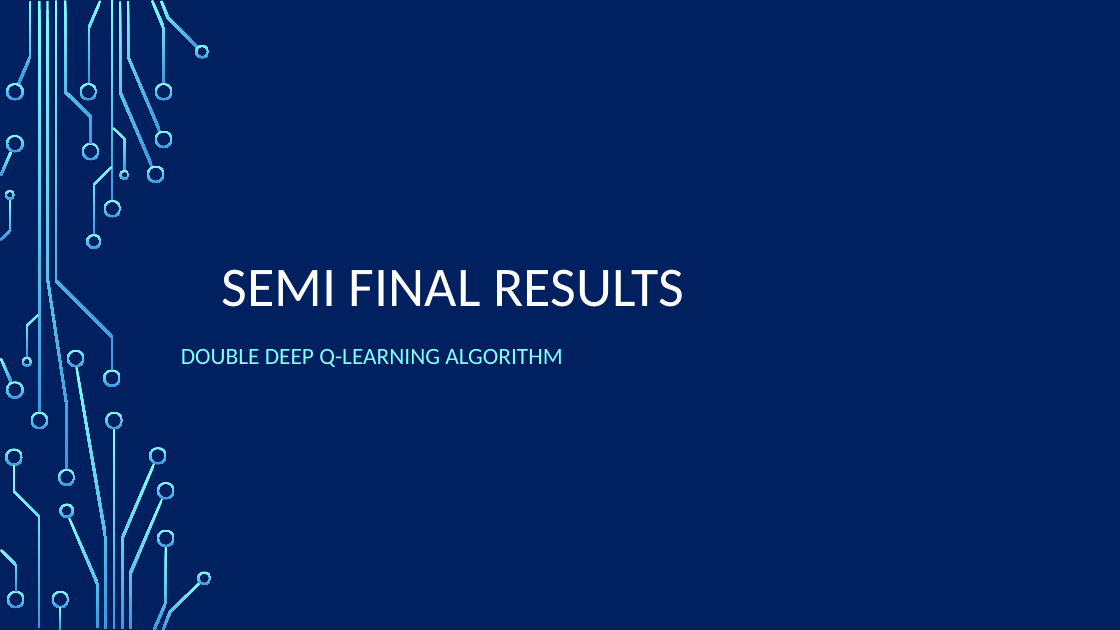
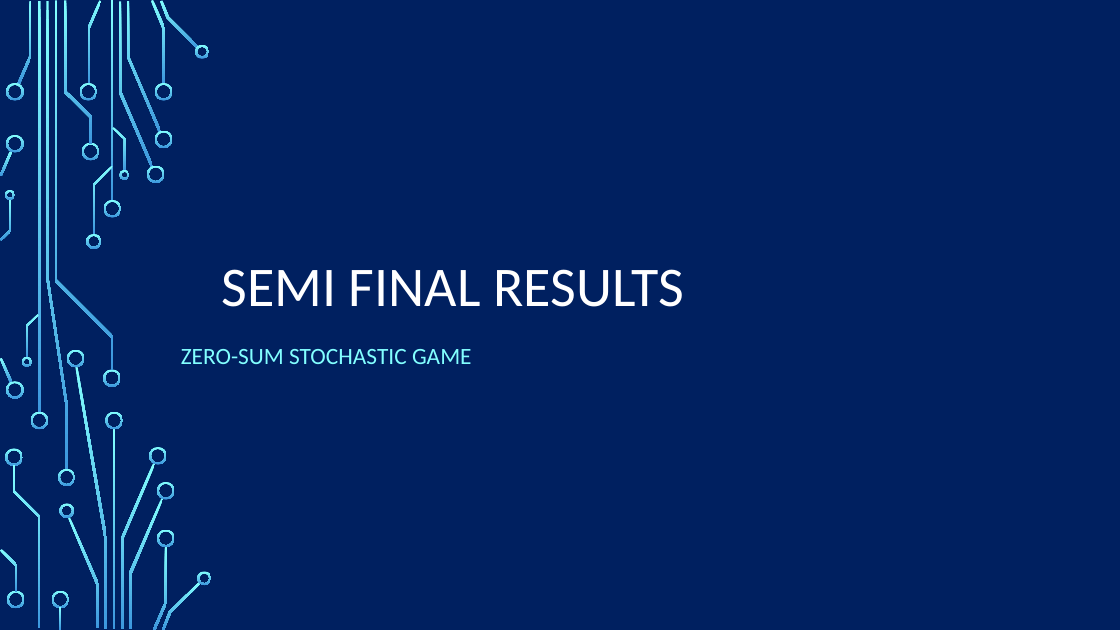
Before and after one commit to EliavSh/FinalProjectRL, a slide deck: slide 1 of docs/Semi Final Results.pptx. Drawn at 1120x630 pixels with LibreOffice and Linux fonts; fonts in the diff are those of the drawing; background and template pictures are left out. Boxes give left, top, right and bottom in pixels: in the first picture for what was removed or moved away, otherwise in the second. Text is boxed around its words. In the diff, an @@ line names an element or a change of style, - is before the commit and + after.

```diff
--- a/docs/Semi Final Results.pptx
+++ b/docs/Semi Final Results.pptx
@@ subtitle at [181, 349, 472, 364]: text changed @@
-DOUBLE DEEP Q-LEARNING ALGORITHM
+ZERO-SUM STOCHASTIC GAME
```
Also in this commit, not shown: 4 other slides changed, 4 other files.
